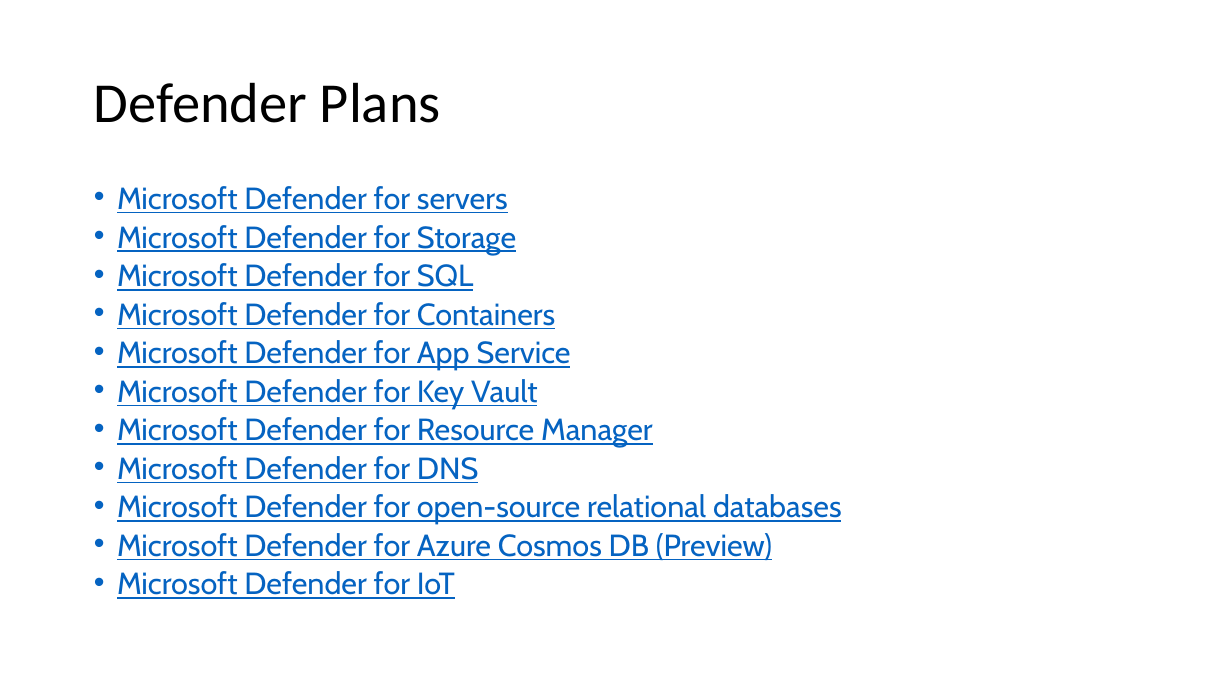
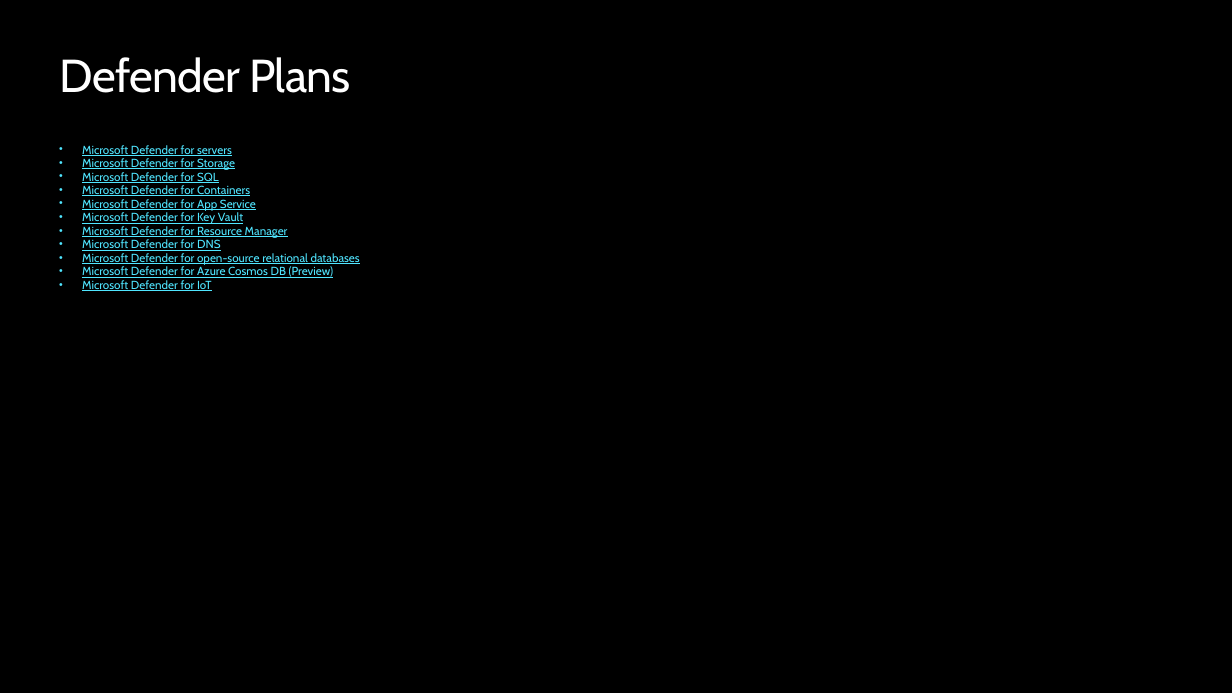
Before and after one commit to peterperov/MSFTCSA, a slide deck: slide 8 of 118-Microsoft Defender/MSFT Defender for X overview.pptx (slide 6 before the commit). Drawn at 1232x693 pixels with LibreOffice and Linux fonts; fonts in the diff are those of the drawing; background and template pictures are left out. Boxes give left, top, right and bottom in pixels: in the first picture for what was removed or moved away, otherwise in the second. Text is boxed around its words. In the diff, an @@ line names an element or a change of style, - is before the commit and + after.

```diff
--- a/118-Microsoft Defender/MSFT Defender for X overview.pptx
+++ b/118-Microsoft Defender/MSFT Defender for X overview.pptx
@@ background #FFFFFF to #000000 @@
@@ title "Defender Plans": place and size @@
-title "Defender Plans" at [94, 82, 441, 123]
+title "Defender Plans" at [59, 57, 351, 93]
@@ title "Defender Plans" at [59, 57, 351, 93]: size 44 to 36 pt, font Calibri to Cabin, text colour #000000 to #FFFFFF, letter spacing 0 to -0.5 pt; line spacing 0.9 to 1; vertical alignment middle to top @@
@@ text "Microsoft Defender for servers": place and size @@
-text "Microsoft Defender for servers" at [117, 186, 842, 599]
+text "Microsoft Defender for servers" at [82, 145, 360, 291]
@@ text "Microsoft Defender for servers" at [82, 145, 360, 291]: size 23.8 to 9.1 pt, text colour #0563C1 to #50E6FF; line spacing 0.7 to 0.8; less space between paragraphs @@
```
Also in this commit, not shown: 10 other slides changed, 2 slides added, 1 other file.
